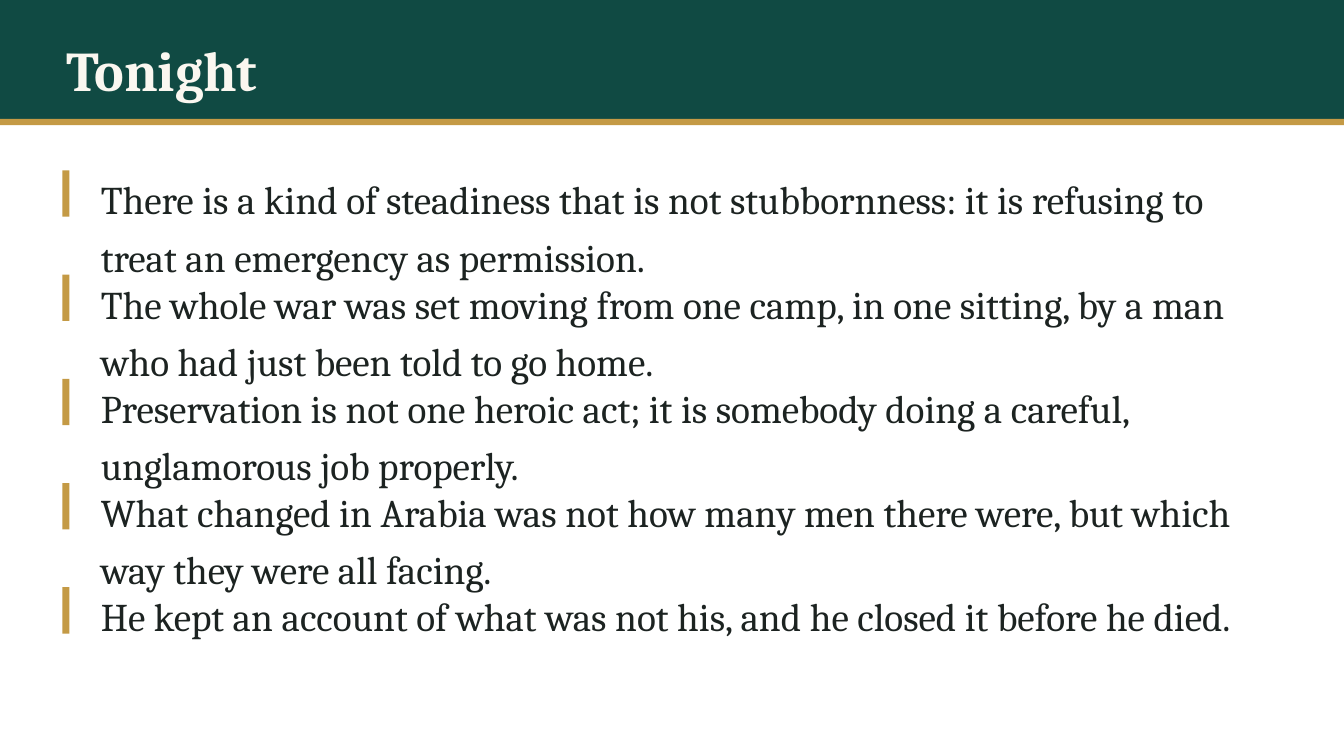
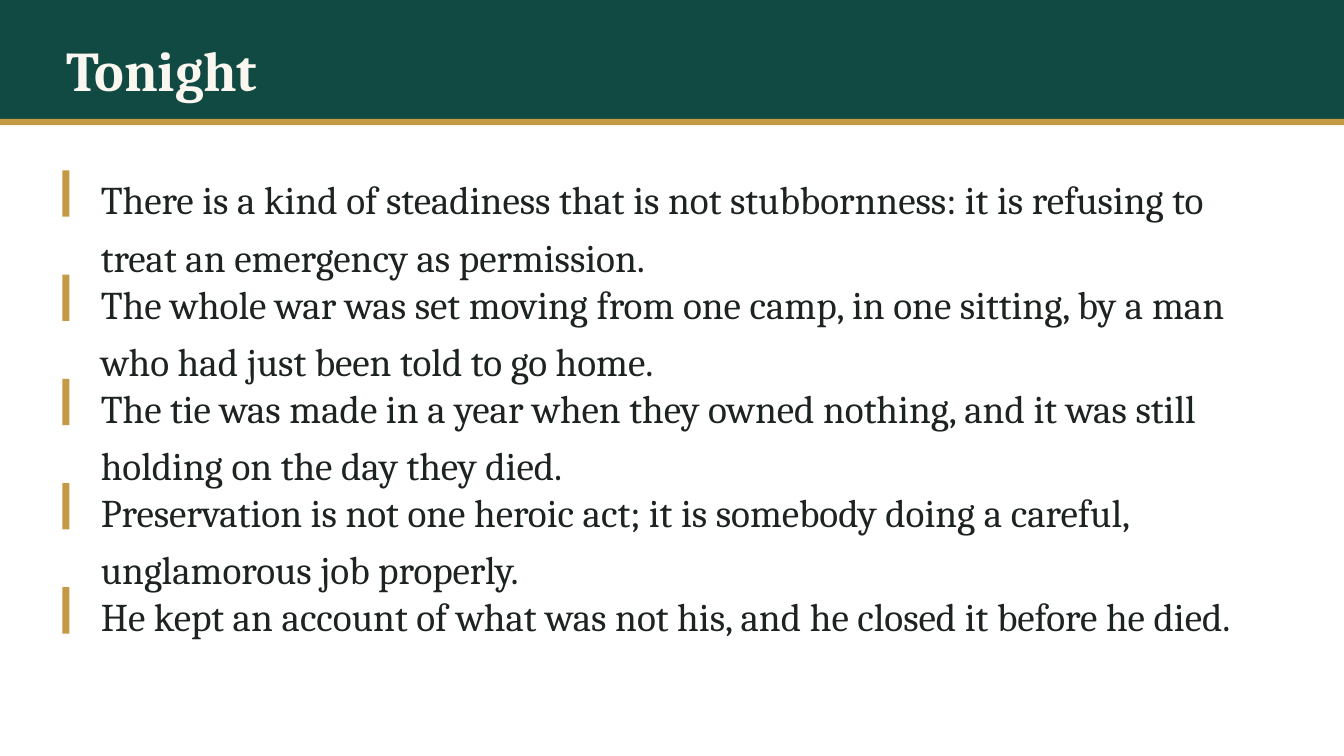
Before and after one commit to daniyalyasin93/2026SeptemberIslamicHistoryClass, a slide deck: slide 96 of L02_baarah_saal/L02.pptx (slide 59 before the commit). Drawn at 1344x756 pixels with LibreOffice and Linux fonts; fonts in the diff are those of the drawing. Boxes give left, top, right and bottom in pixels: in the first picture for what was removed or moved away, otherwise in the second. Text is boxed around its words. In the diff, an @@ line names an element or a change of style, - is before the commit and + after.

```diff
--- a/L02_baarah_saal/L02.pptx
+++ b/L02_baarah_saal/L02.pptx
@@ text added at (101,395,1196,489), 28 pt, text #1C2321 @@
+The tie was made in a year when they owned nothing, and it was still holding on the day they died.
@@ text "Preservation is not one heroic ...": place and size @@
-text "Preservation is not one heroic ..." at (101,395,1130,489)
+text "Preservation is not one heroic ..." at (101,499,1130,593)
@@ text removed at (101,499,1231,593) @@
-What changed in Arabia was not how many men there were, but which way they were all facing.
```
Also in this commit, not shown: 44 other slides changed, 37 slides added, 17 other files.
